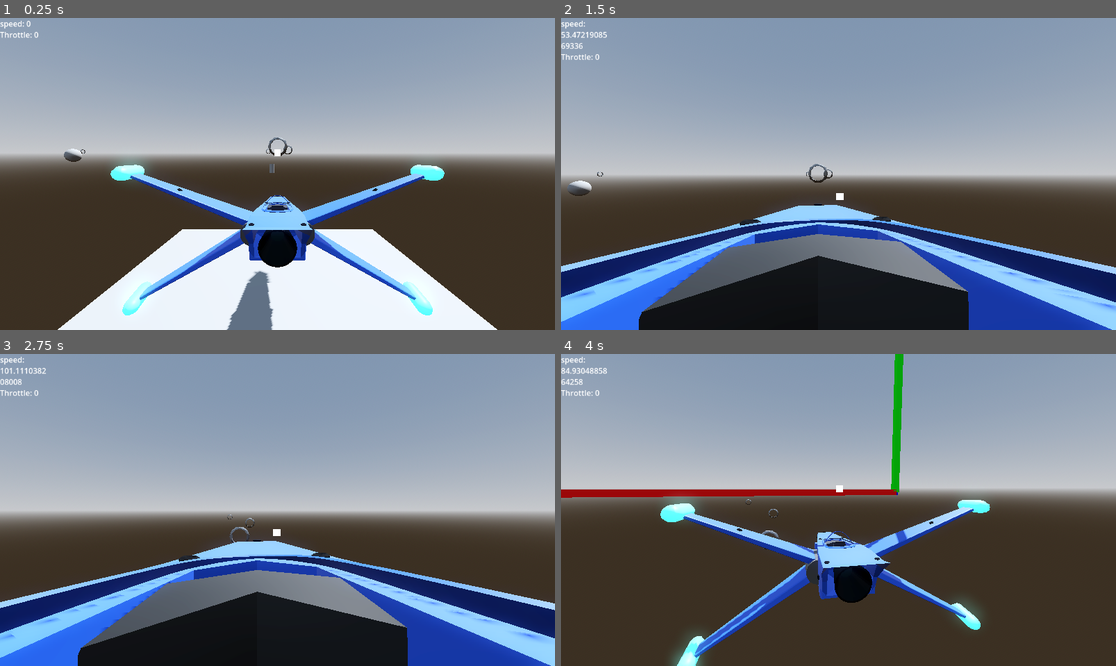
Above: before the commit, frames 1-4 (two rows, left to right).
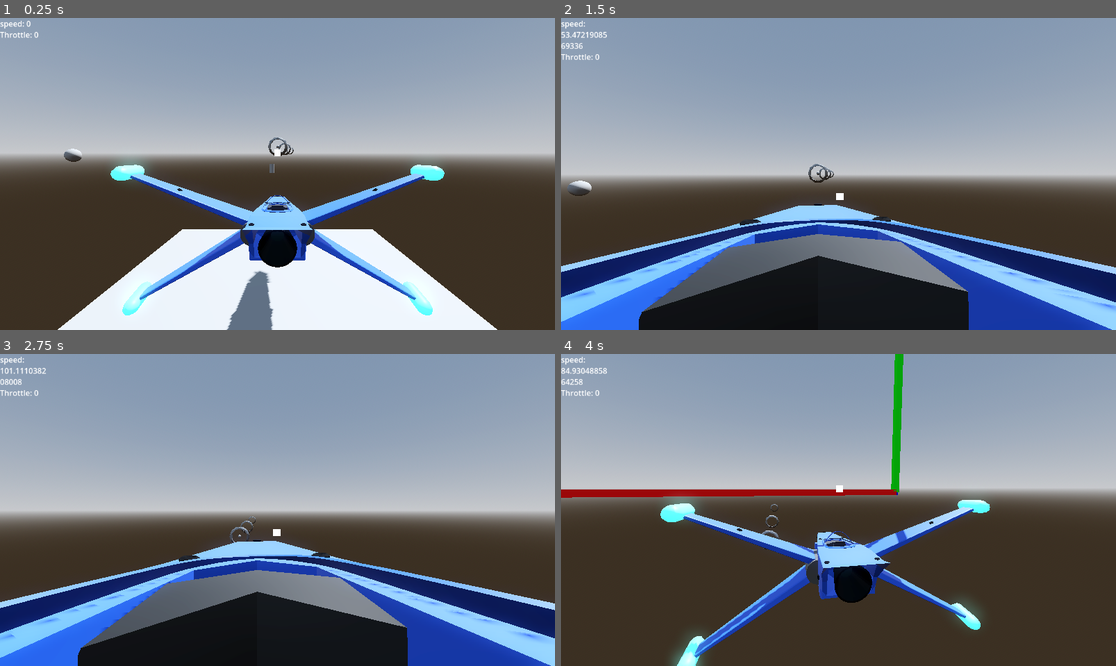
Above: after the commit, the same moments.

Repository: ZoeTheFox/oddity
Game: Godot game, scene res://Scenes/Main Scene/Main.tscn
The game is run twice, just before and just after one commit, with the same random seed, the same clock (stepped at 60 frames per second) and the same inputs.
Inputs (mouse positions are in pixels of both pictures, inside the frame that each line leads up to):
- Up to frame 1 (0.25 s): no input
- Up to frame 2 (1.5 s): tap Enter at 0.5 s; move the mouse to (832, 180) at 0.52 s; hold Alt (camera-look-around) 0.53-1.28 s; hold Space (move-up) from 0.53 s (still down); move the mouse to (877, 177) at 1.27 s; tap K (camera-switch-view) at 1.35 s
- Up to frame 3 (2.75 s): keep holding Space (move-up); move the mouse to (233, 506) at 2.02 s; hold Alt (camera-look-around) from 2.03 s (still down)
- Up to frame 4 (4 s): move the mouse to (844, 510) at 2.77 s; release Space (move-up) at 2.78 s; release Alt (camera-look-around) at 2.78 s; hold A (move-left) 2.78-3.53 s; tap K (camera-switch-view) at 2.85 s; move the mouse to (816, 503) at 3.52 s; hold Space (move-up) from 3.53 s (still down); hold Alt (camera-look-around) from 3.53 s (still down)

The runs differ from the first frame. In frame 1, less than 0.1% of the frame differs, in the area x 14-53%, y 40-44%; in frame 2, less than 0.1%; in frame 3, less than 0.1%; in frame 4, less than 0.1%, in the area x 33-40%, y 46-56%.

Commit message:
adding simple course marker setup

Diff:
--- /dev/null
+++ b/Oddity/Scenes/Rings/Courses/course.gd
@@ -0,0 +1,21 @@
+extends Node3D
+
+
+@export
+var RingMarker : Node3D
+
+var course_rings = Array()
+var i = 0
+
+# Called when the node enters the scene tree for the first time.
+func _ready():
+	for _i in $Rings.get_children ():
+		print(_i)
+		course_rings.append(_i)
+
+
+func ship_flew_through_ring():
+
+	i += 1
+	print(course_rings[i])
+	RingMarker.global_position = course_rings[i].global_position
--- a/Oddity/Scenes/Rings/Courses/course.tscn
+++ b/Oddity/Scenes/Rings/Courses/course.tscn
@@ -1,23 +1,28 @@
-[gd_scene load_steps=2 format=3 uid="uid://b62vde3oekq23"]
+[gd_scene load_steps=4 format=3 uid="uid://b62vde3oekq23"]
 
+[ext_resource type="Script" path="res://Scenes/Rings/Courses/course.gd" id="1_2s1qk"]
 [ext_resource type="PackedScene" uid="uid://clqhhmq28yadw" path="res://Scenes/Rings/Ring/ring.tscn" id="1_ve4xj"]
 
-[node name="course" type="Node3D"]
+[sub_resource type="SphereMesh" id="SphereMesh_wjamf"]
 
-[node name="ring" parent="." instance=ExtResource("1_ve4xj")]
+[node name="course" type="Node3D" node_paths=PackedStringArray("RingMarker")]
+script = ExtResource("1_2s1qk")
+RingMarker = NodePath("RingMarker")
+
+[node name="RingMarker" type="MeshInstance3D" parent="."]
+transform = Transform3D(12.985, 0, 0, 0, 12.985, 0, 0, 0, 12.985, -18.0698, 0, 0)
+mesh = SubResource("SphereMesh_wjamf")
+
+[node name="Rings" type="Node3D" parent="."]
+
+[node name="ring" parent="Rings" node_paths=PackedStringArray("course") instance=ExtResource("1_ve4xj")]
 transform = Transform3D(1, 0, 0, 0, 1, 0, 0, 0, 1, -18.0698, 0, 0)
+course = NodePath("../..")
 
-[node name="ring" parent="ring" instance=ExtResource("1_ve4xj")]
-transform = Transform3D(1, 0, 0, 0, 1, 0, 0, 0, 1, -866.56, 0, 0)
+[node name="ring2" parent="Rings" node_paths=PackedStringArray("course") instance=ExtResource("1_ve4xj")]
+transform = Transform3D(1, 0, 0, 0, 1, 0, 0, 0, 1, -473.825, 0, 0)
+course = NodePath("../..")
 
-[node name="ring" parent="ring/ring" instance=ExtResource("1_ve4xj")]
-transform = Transform3D(0.989382, 0, 0.145341, 0, 1, 0, -0.145341, 0, 0.989382, -1466.96, 0, 371.299)
-
-[node name="ring" parent="ring/ring/ring" instance=ExtResource("1_ve4xj")]
-transform = Transform3D(0.263604, 0, 0.964631, 0, 1, 0, -0.964631, 0, 0.263604, -487.46, 0, 3195.29)
-
-[node name="ring" parent="ring/ring/ring/ring" instance=ExtResource("1_ve4xj")]
-transform = Transform3D(0.659486, -0.600415, 0.452307, 0.702117, 0.706934, -0.0853012, -0.268535, 0.373827, 0.887774, -1510.2, -616.371, 583.531)
-
-[node name="ring" parent="ring/ring/ring/ring/ring" instance=ExtResource("1_ve4xj")]
-transform = Transform3D(0.526346, 0.716807, 0.457328, -0.22944, 0.637646, -0.735368, -0.81873, 0.282128, 0.500086, -927.051, 1451.58, 4548.09)
+[node name="ring3" parent="Rings" node_paths=PackedStringArray("course") instance=ExtResource("1_ve4xj")]
+transform = Transform3D(1, 0, 0, 0, 1, 0, 0, 0, 1, -1361.67, 0, 0)
+course = NodePath("../..")
--- a/Oddity/Scenes/Rings/Ring/IsShipFlyingThrough.gd
+++ b/Oddity/Scenes/Rings/Ring/IsShipFlyingThrough.gd
@@ -1,4 +1,7 @@
 extends Node3D
 
+@export
+var course : Node3D
+
 func _on_area_3d_body_entered(body):
-	print("Ship fly")
+	course.ship_flew_through_ring()
--- a/Oddity/Scenes/Spaceship/Scripts/FlightControl/SimpleFlightControlSystem.gd
+++ b/Oddity/Scenes/Spaceship/Scripts/FlightControl/SimpleFlightControlSystem.gd
@@ -202,7 +202,7 @@
 func _on_user_control_thrust_forwards(throttle):
 	if (throttle_based_on_max_speed):
 		if (abs(velocity.z) < calc_speed_at_percentage(abs(throttle), max_total_velocity)):
-			fire_thrusters_forwards(throttle)
+			fire_thrusters_forwards(100)
 	else:
 		if (-velocity.z <= max_total_velocity):
 			fire_thrusters_forwards(throttle)
@@ -210,7 +210,7 @@
 func _on_user_control_thrust_backwards(throttle):
 	if (throttle_based_on_max_speed):
 		if (abs(velocity.z) < calc_speed_at_percentage(abs(throttle), max_total_velocity)):
-			fire_thrusters_forwards(throttle)
+			fire_thrusters_retro(100)
 	else:
 		if (velocity.z <= max_total_velocity):
 			fire_thrusters_retro(throttle)
--- a/Oddity/Scenes/Spaceship/fighter_gen_7.tscn
+++ b/Oddity/Scenes/Spaceship/fighter_gen_7.tscn
@@ -47,7 +47,6 @@
 max_side_velocity = 50.0
 max_up_down_velocity = 100.0
 flight_assist = true
-throttle_based_on_max_speed = true
 
 [node name="Thrusters" type="Node3D" parent="."]
 
